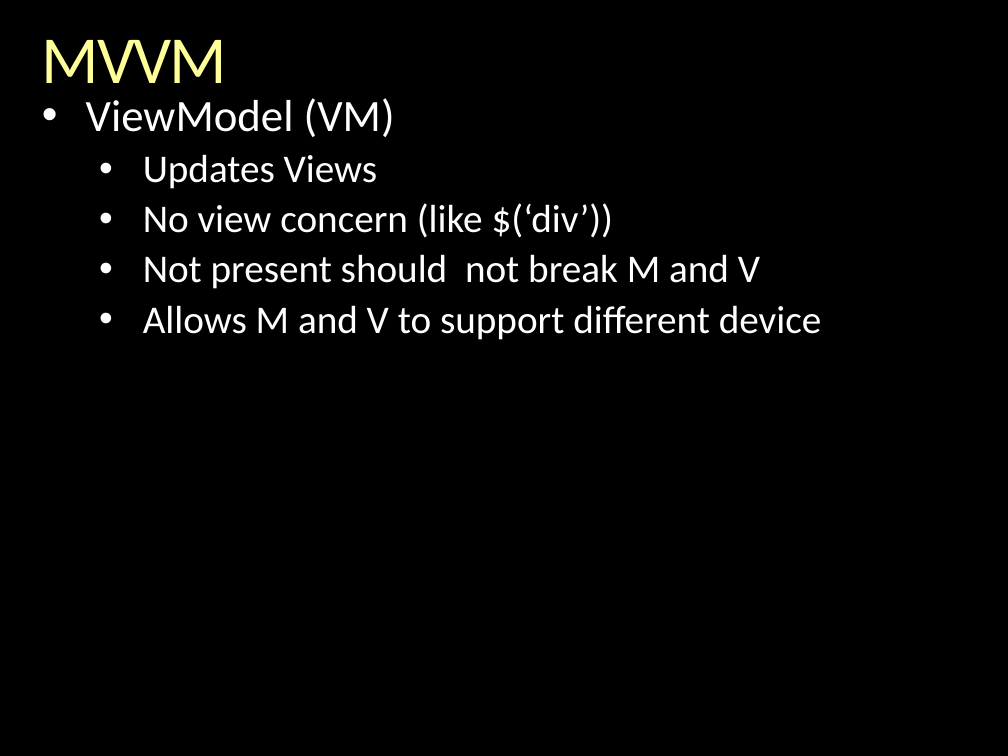
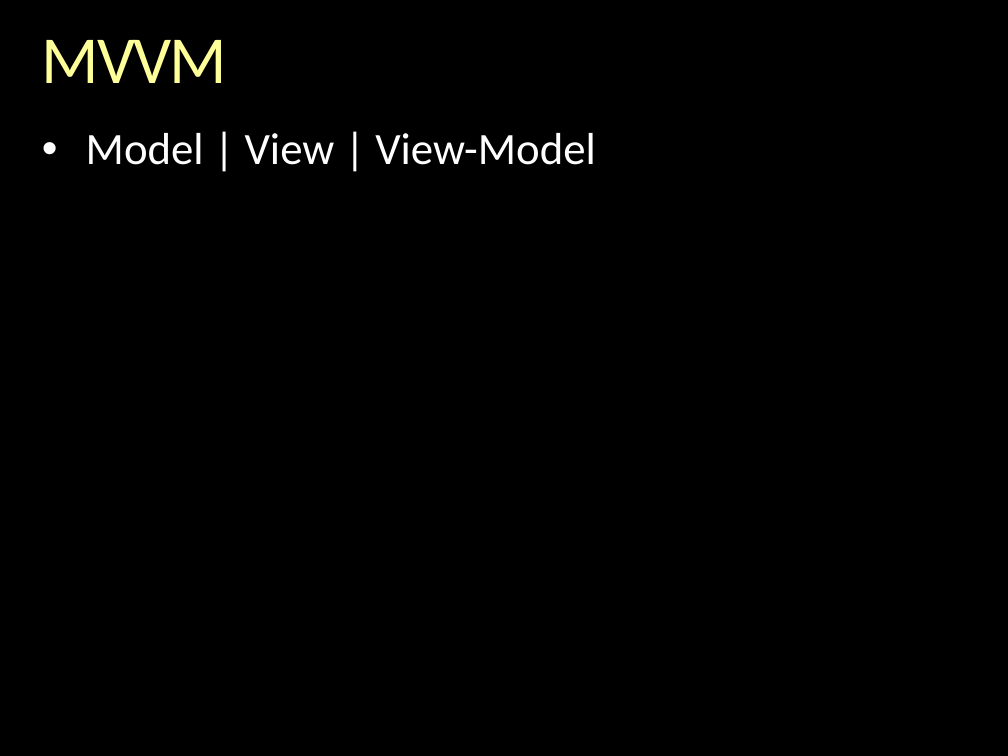
Before and after one commit to zoldello/mjjAlbumImageGallery, a slide deck: slide 7 of MySPAStyle.pptx. Drawn at 1008x756 pixels with LibreOffice and Linux fonts; fonts in the diff are those of the drawing; background and template pictures are left out. Boxes give left, top, right and bottom in pixels: in the first picture for what was removed or moved away, otherwise in the second. Text is boxed around its words. In the diff, an @@ line names an element or a change of style, - is before the commit and + after.

```diff
--- a/MySPAStyle.pptx
+++ b/MySPAStyle.pptx
@@ text at [86, 133, 596, 165]: text changed; size 28 to 32 pt @@
-• ViewModel (VM)
-  • Updates Views
-  • No view concern (like $(‘div’))
-  • Not present should not break M and V
-  • Allows M and V to support different device
+• Model | View | View-Model
```
Also in this commit, not shown: 7 other slides changed.
